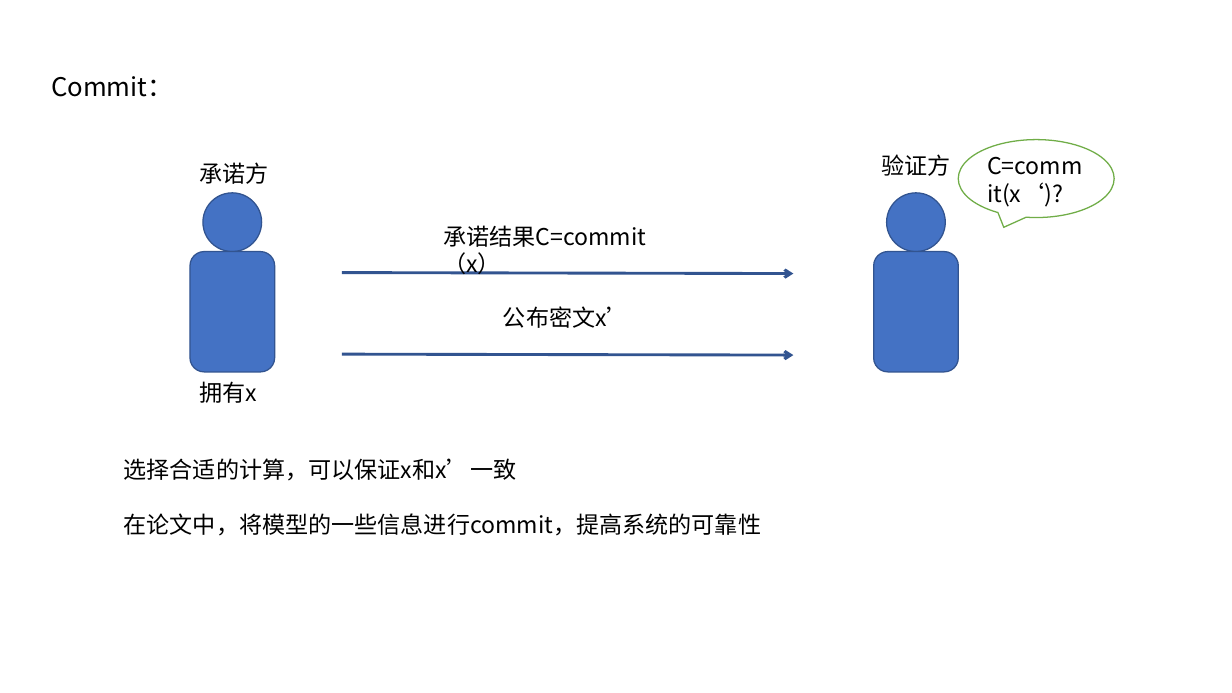
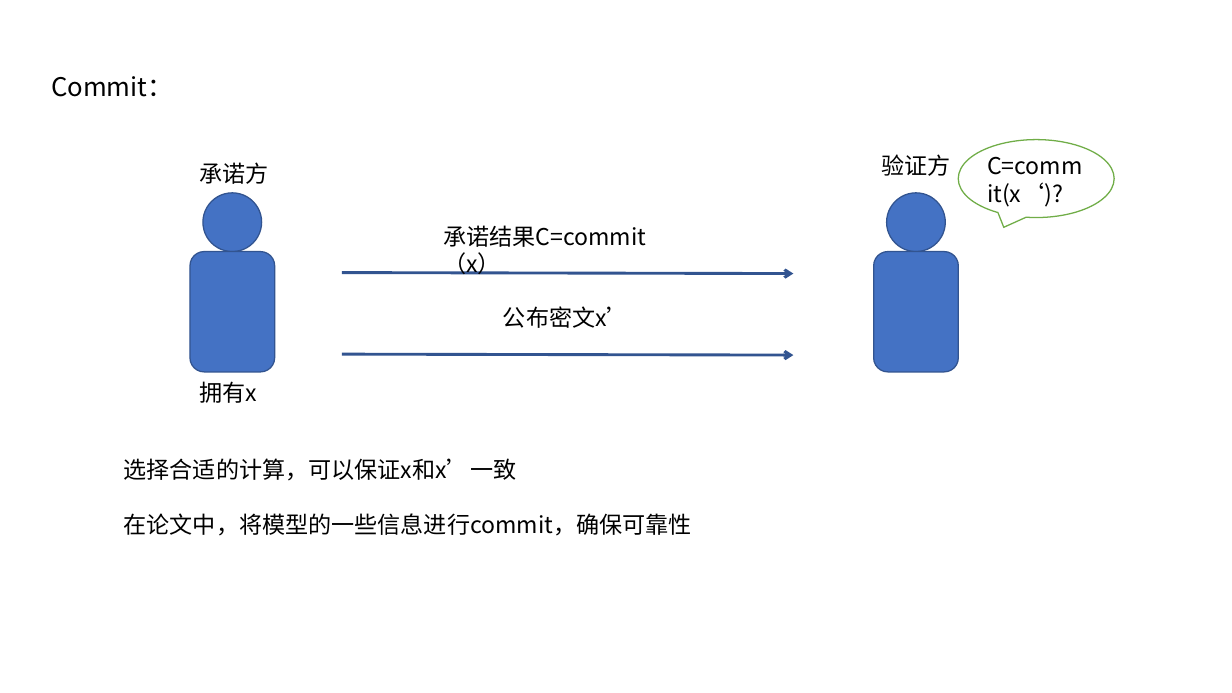
Before and after one commit to ZJU-ARClab/Seminar, a slide deck: slide 5 of 2021/2021-06-17/ZKDT.pptx (slide 4 before the commit). Drawn at 1232x693 pixels with LibreOffice and Linux fonts; fonts in the diff are those of the drawing; background and template pictures are left out. Boxes give left, top, right and bottom in pixels: in the first picture for what was removed or moved away, otherwise in the second. Text is boxed around its words. In the diff, an @@ line names an element or a change of style, - is before the commit and + after.

```diff
--- a/2021/2021-06-17/ZKDT.pptx
+++ b/2021/2021-06-17/ZKDT.pptx
@@ text at box(124, 513, 692, 536): text changed @@
-在论文中，将模型的一些信息进行commit，提高系统的可靠性
+在论文中，将模型的一些信息进行commit，确保可靠性
```
Also in this commit, not shown: 1 slide added, 1 slide removed.
